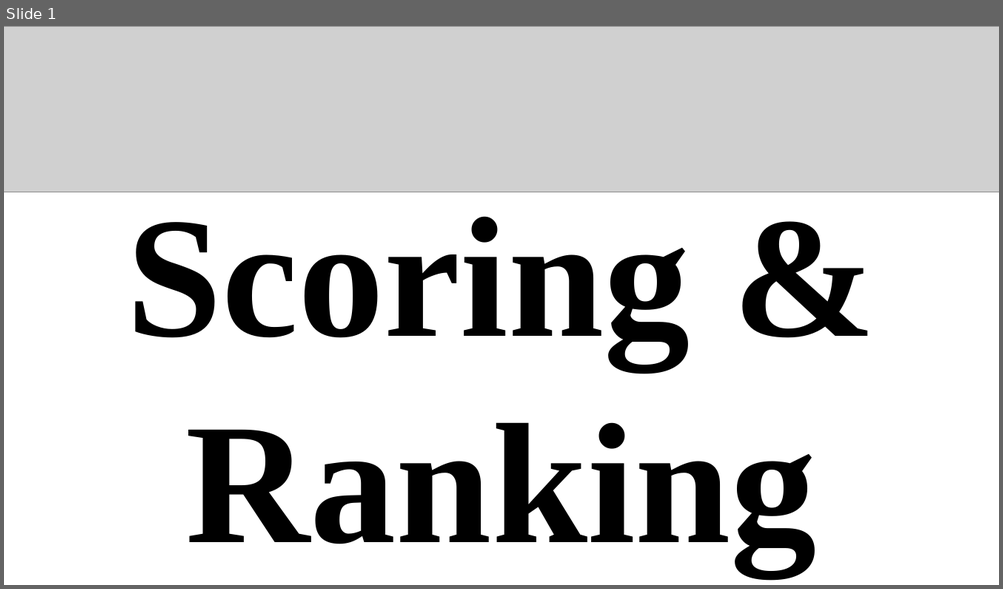
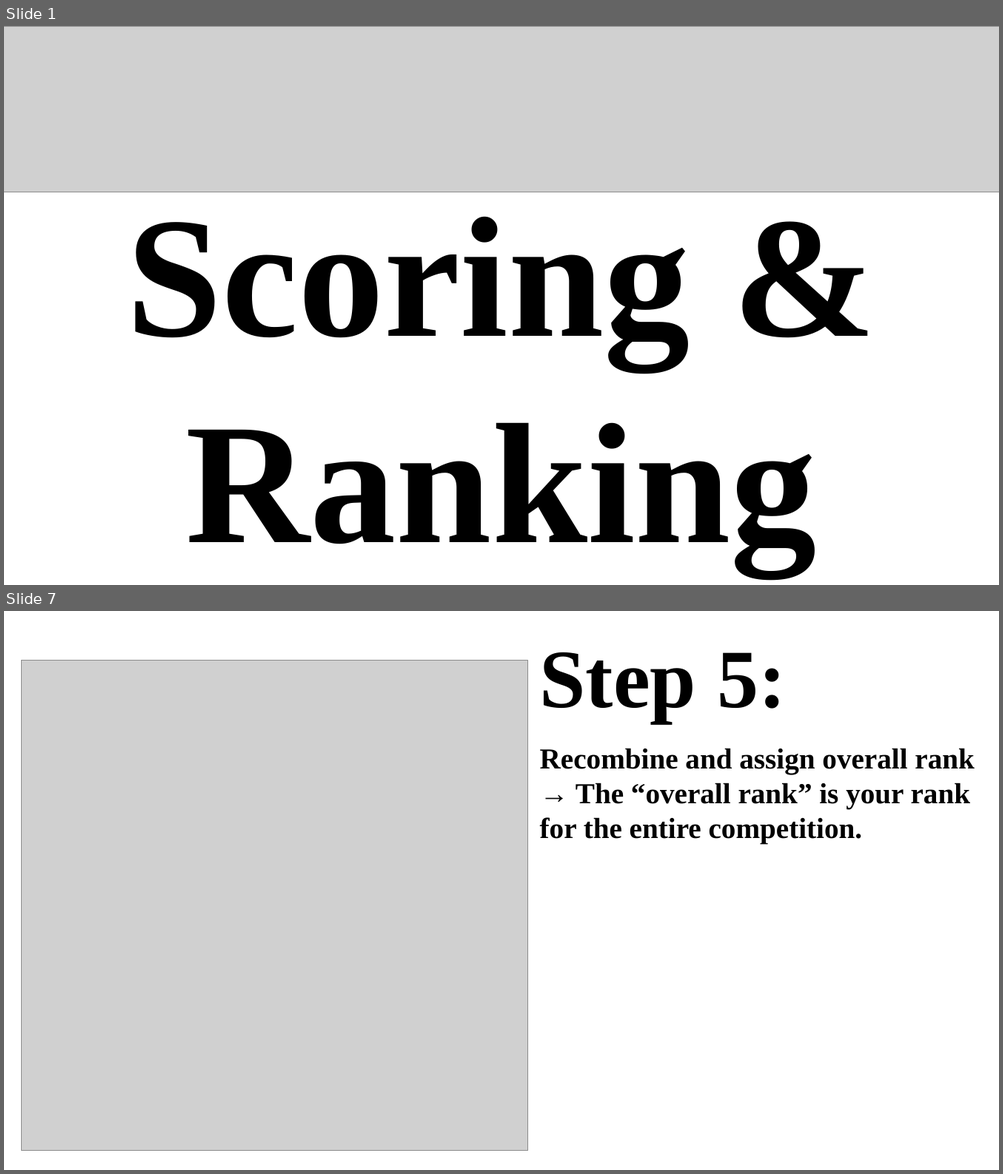
Before and after one commit to gothic-hedge-society/fintech.trading.competition, a slide deck: inst/thumbnails and templates/scoring_and_ranking.pptx. Shown one above the other, each under a label of ours: slide 1 before the commit, slides 1 and 7 after it; the slides between them are not shown. The pictures are 1003x589 and 1003x1174 pixels, drawn with LibreOffice and Linux fonts; fonts in the diff are those of the drawing; grey boxes stand for pictures. Boxes give left, top, right and bottom in pixels: in the first picture for what was removed or moved away, otherwise in the second. Text is boxed around its words. In the diff, an @@ line names an element or a change of style, - is before the commit and + after.

```diff
--- a/inst/thumbnails and templates/scoring_and_ranking.pptx
+++ b/inst/thumbnails and templates/scoring_and_ranking.pptx
@@ slide 7 added at (x1=4, y1=611, x2=999, y2=1170), background #FFFFFF @@
@@ text added at (x1=540, y1=652, x2=785, y2=722), 80 pt, text #000000, bold @@
+Step 5:
@@ picture added at (x1=21, y1=661, x2=527, y2=1151) @@
@@ text added at (x1=540, y1=748, x2=973, y2=844), 28 pt, text #000000, bold @@
+Recombine and assign overall rank
+→ The “overall rank” is your rank for the entire competition.
```
Also in this commit, not shown: 1 slide changed, 5 other slides added, 2 other files.
